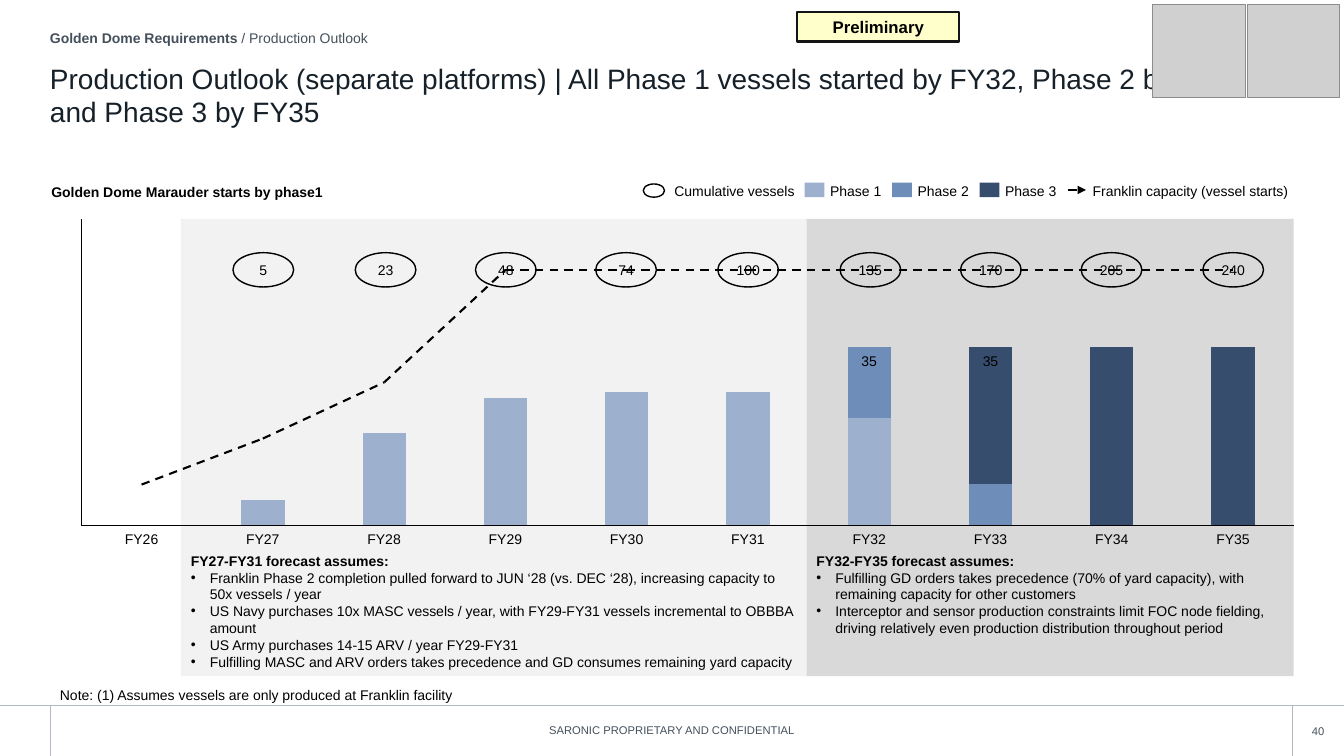
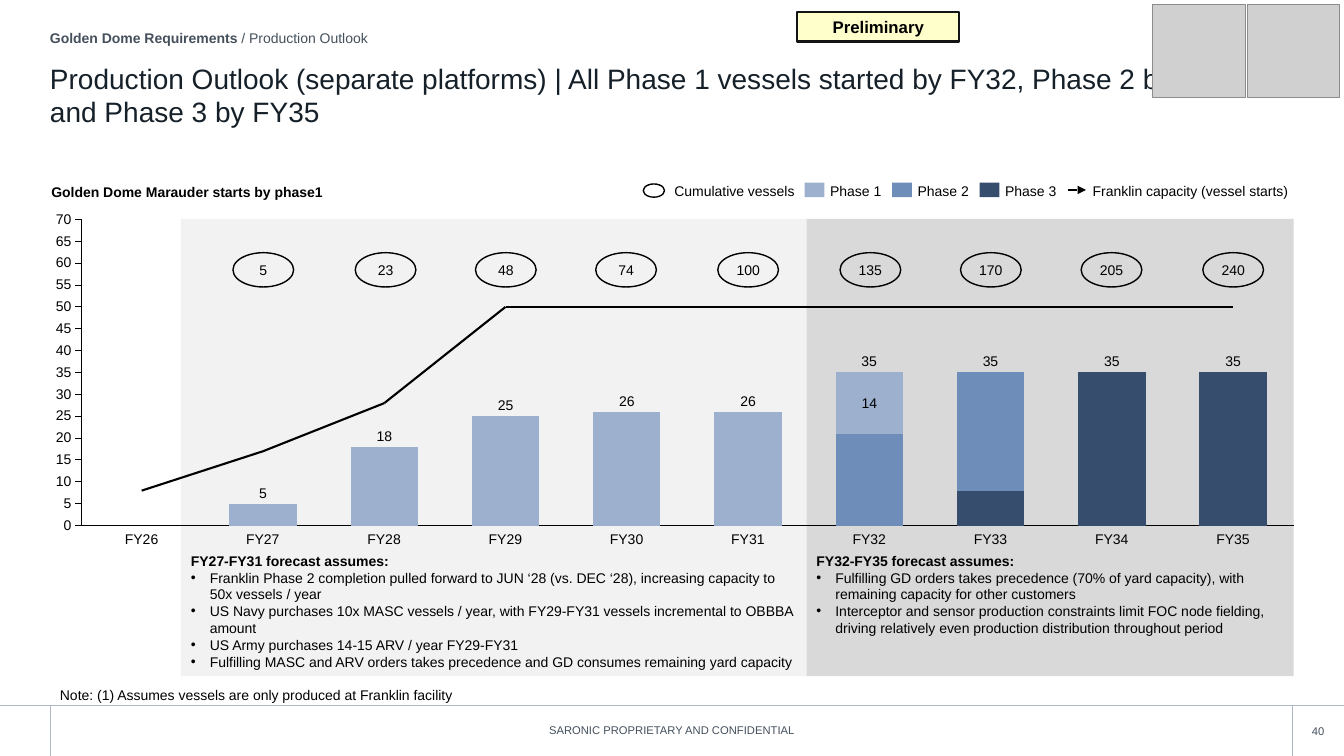
Before and after one commit to toole-brendan/slide_factory, a slide deck: slide 40 of style_library/library.pptx. Drawn at 1344x756 pixels with LibreOffice and Linux fonts; fonts in the diff are those of the drawing; grey boxes stand for pictures; background and template pictures are left out. Boxes give left, top, right and bottom in pixels: in the first picture for what was removed or moved away, otherwise in the second. Text is boxed around its words. In the diff, an @@ line names an element or a change of style, - is before the commit and + after.

```diff
--- a/style_library/library.pptx
+++ b/style_library/library.pptx
@@ column stacked chart at (40, 195, 1304, 551) @@
-Series 1: -, 14, 51, 71, 74, 74, 60, 23, 100, 100
+Series 1: -, 5, 18, 25, 26, 26, 21, 8, 35, 35
@@ colours of single points changed @@
@@ Series 2, 7: 40 to 14 @@
@@ Series 2, 8: 77 to 27 @@
@@ colours of single points changed @@
@@ value axis changed @@
@@ bar spacing changed @@
@@ plot area changed @@
@@ line moved from (384, 382) - (505, 270) to (384, 403) - (506, 308) @@
@@ line (384, 403) - (506, 308): stroke #000000 1.5 pt dashed to #000000 1.5 pt @@
@@ 6 lines: place and size @@
-6 lines at (505, 270, 1233, 270)
+6 lines at (506, 308, 1233, 308)
@@ line (506, 308) - (627, 308): stroke #000000 1.5 pt dashed to #000000 1.5 pt @@
@@ line (627, 308) - (748, 308): stroke #000000 1.5 pt dashed to #000000 1.5 pt @@
@@ line (748, 308) - (869, 308): stroke #000000 1.5 pt dashed to #000000 1.5 pt @@
@@ line (869, 308) - (991, 308): stroke #000000 1.5 pt dashed to #000000 1.5 pt @@
@@ line (991, 308) - (1112, 308): stroke #000000 1.5 pt dashed to #000000 1.5 pt @@
@@ line (1112, 308) - (1233, 308): stroke #000000 1.5 pt dashed to #000000 1.5 pt @@
@@ text added at (1104, 356, 1120, 366), 10 pt, text #000000 @@
+35
@@ text added at (1225, 356, 1241, 366), 10 pt, text #000000 @@
+35
@@ line moved from (263, 439) - (384, 382) to (263, 452) - (384, 403) @@
@@ line (263, 452) - (384, 403): stroke #000000 1.5 pt dashed to #000000 1.5 pt @@
@@ text added at (498, 400, 514, 410), 10 pt, text #000000 @@
+25
@@ text added at (619, 396, 635, 406), 10 pt, text #000000 @@
+26
@@ text added at (740, 396, 756, 406), 10 pt, text #000000 @@
+26
@@ text added at (862, 398, 878, 408), 10 pt, text #000000 @@
+14
@@ text added at (377, 431, 393, 441), 10 pt, text #000000 @@
+18
@@ line moved from (142, 485) - (263, 439) to (142, 491) - (263, 452) @@
@@ line (142, 491) - (263, 452): stroke #000000 1.5 pt dashed to #000000 1.5 pt @@
@@ text added at (259, 488, 267, 498), 10 pt, text #000000 @@
+5
```
Also in this commit, not shown: 4 other files.
